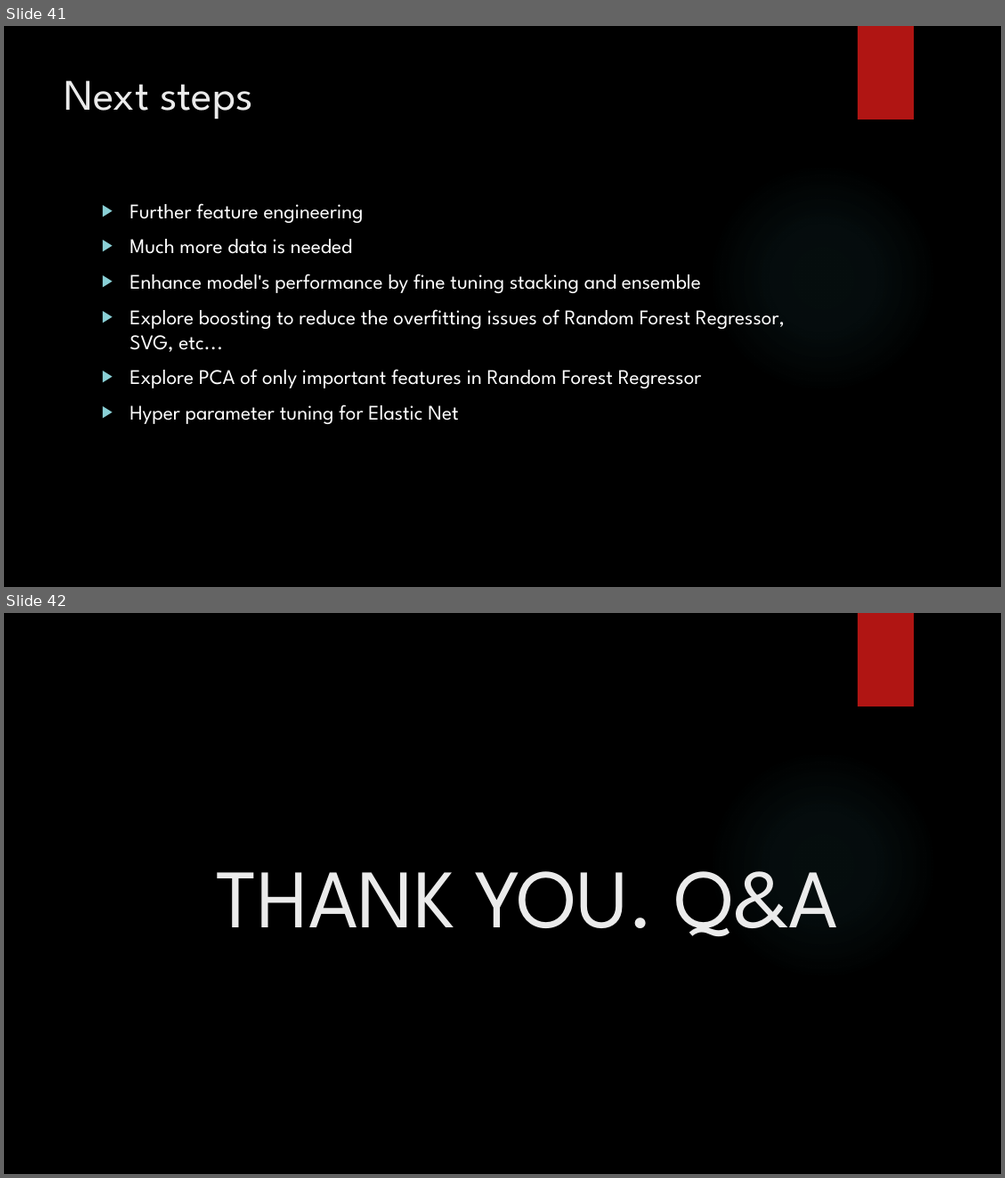
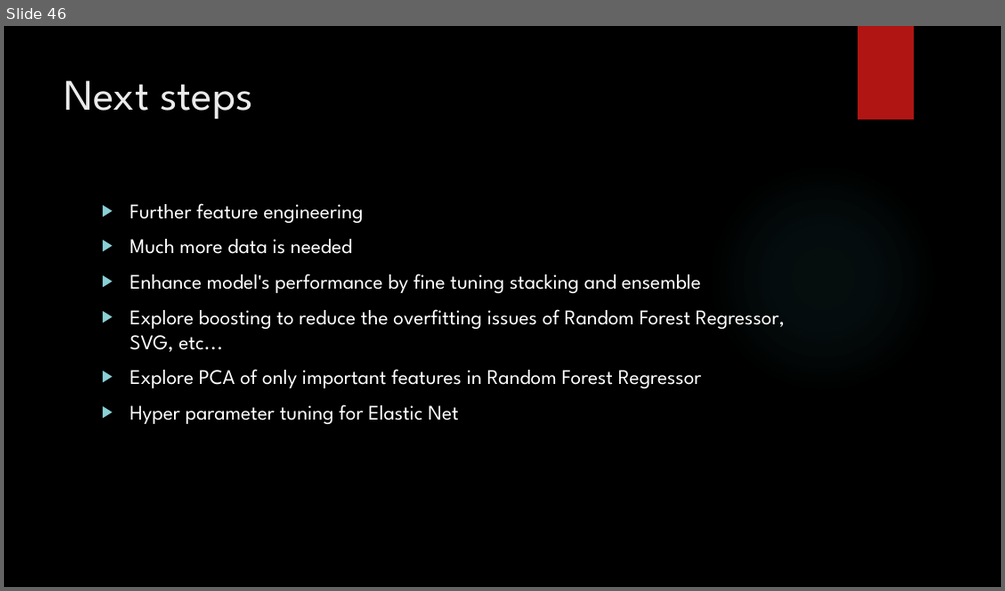
Before and after one commit to minhchan11/GA-Capstone-RealEstate, a slide deck: slides/Presentation.pptx. Shown one above the other, each under a label of ours: slides 41 and 42 before the commit, slide 46 after it. The pictures are 1005x1178 and 1005x591 pixels, drawn with LibreOffice and Linux fonts; fonts in the diff are those of the drawing; background and template pictures are left out. Boxes give left, top, right and bottom in pixels: in the first picture for what was removed or moved away, otherwise in the second. Text is boxed around its words. In the diff, an @@ line names an element or a change of style, - is before the commit and + after.

```diff
--- a/slides/Presentation.pptx
+++ b/slides/Presentation.pptx
@@ slide 42 removed at [4,613,1001,1174], background picture (left out); not listed: 2 template elements that a slide beside it also shows @@
@@ title removed at [217,871,838,937] @@
-THANK YOU. Q&A
@@ what was slide 41 is now slide 46 @@
```
Also in this commit, not shown: 6 slides added, 3 other files.
